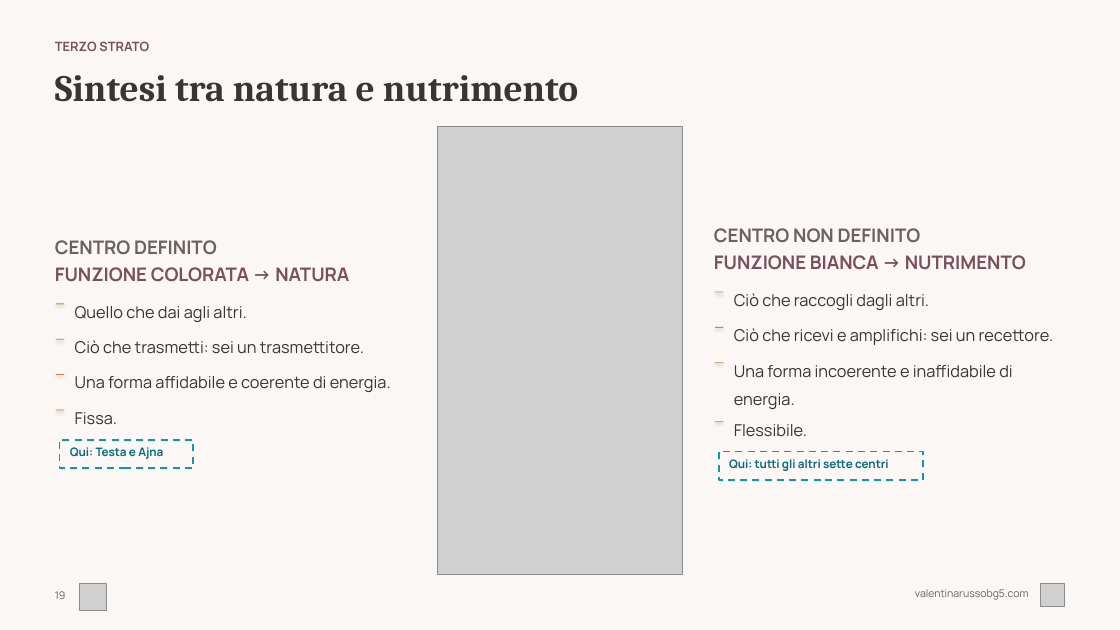
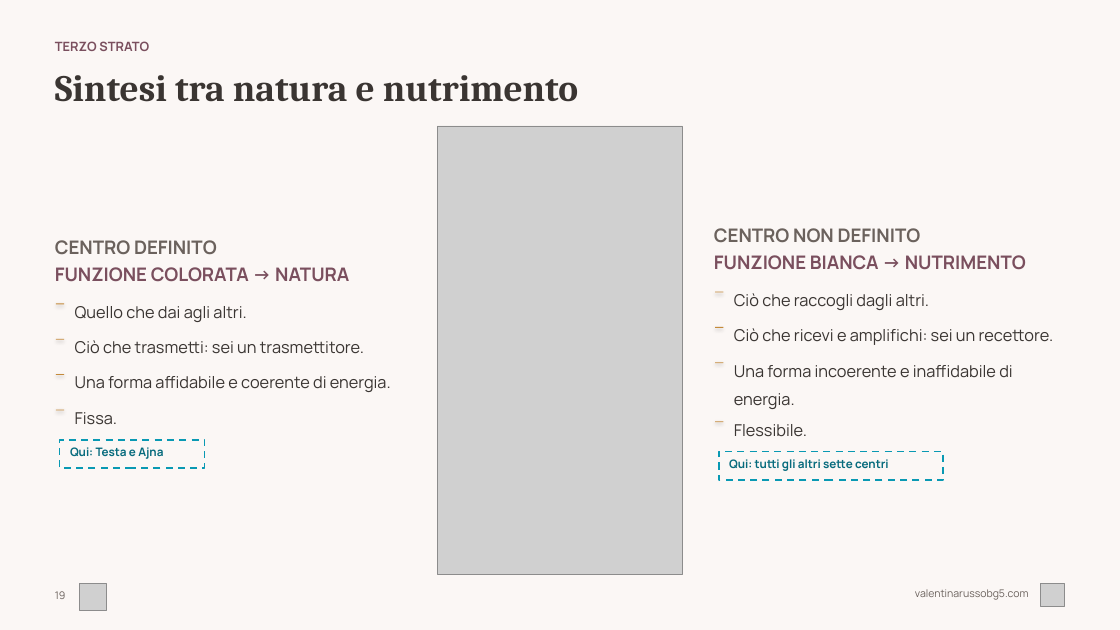
Before and after one commit to valentina-russo/valentinarusso-site, a slide deck: slide 19 of grav-site/root/kit-corso/corso-base-hd.pptx. Drawn at 1120x630 pixels with LibreOffice and Linux fonts; fonts in the diff are those of the drawing; grey boxes stand for pictures. Boxes give left, top, right and bottom in pixels: in the first picture for what was removed or moved away, otherwise in the second. Text is boxed around its words. In the diff, an @@ line names an element or a change of style, - is before the commit and + after.

```diff
--- a/grav-site/root/kit-corso/corso-base-hd.pptx
+++ b/grav-site/root/kit-corso/corso-base-hd.pptx
@@ rectangle "Qui: Testa e Ajna": place and size @@
-rectangle "Qui: Testa e Ajna" at box(60, 439, 193, 468)
+rectangle "Qui: Testa e Ajna" at box(60, 439, 205, 468)
@@ rectangle "Qui: tutti gli altri sette ...": place and size @@
-rectangle "Qui: tutti gli altri sette ..." at box(719, 452, 923, 481)
+rectangle "Qui: tutti gli altri sette ..." at box(719, 452, 944, 481)
```
Also in this commit, not shown: 29 other slides changed, 1 other file.
